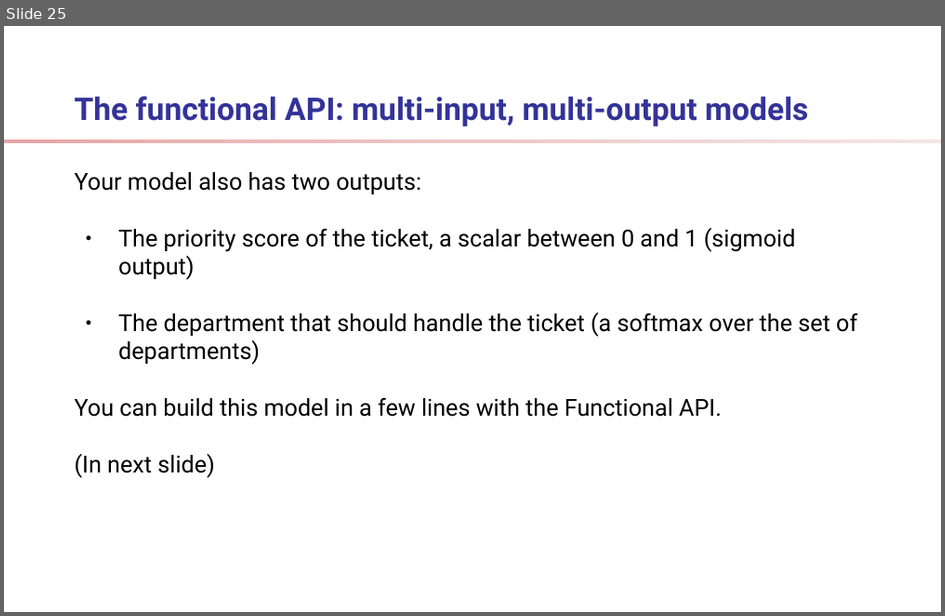
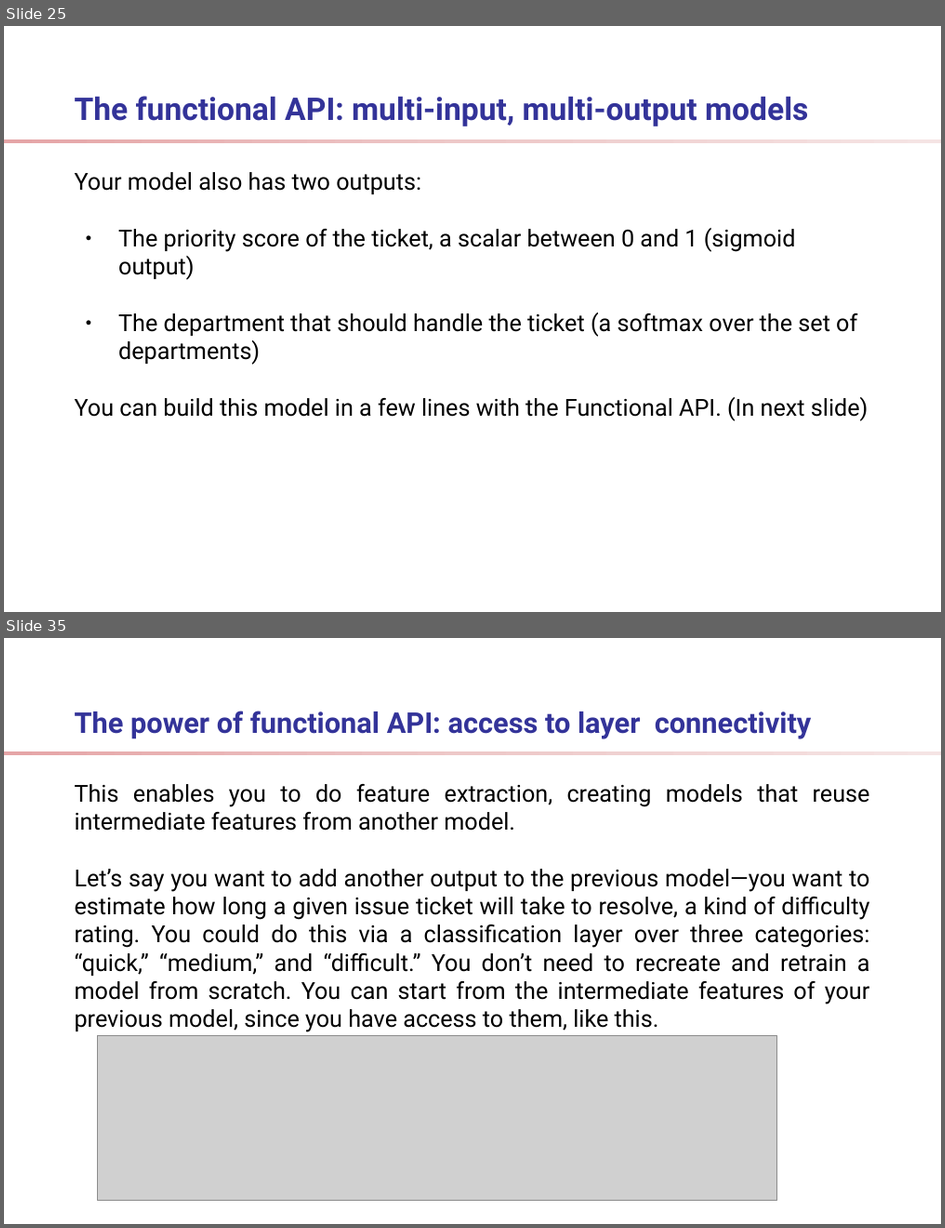
Before and after one commit to ShelpAm/learn-deep-learning, a slide deck: docs/presentation.odp. Shown one above the other, each under a label of ours: slide 25 before the commit, slides 25 and 35 after it; the slides between them are not shown. The pictures are 945x616 and 945x1228 pixels, drawn with LibreOffice and Linux fonts; fonts in the diff are those of the drawing; grey boxes stand for pictures; background and template pictures are left out. Boxes give left, top, right and bottom in pixels: in the first picture for what was removed or moved away, otherwise in the second. Text is boxed around its words. In the diff, an @@ line names an element or a change of style, - is before the commit and + after.

```diff
--- a/docs/presentation.odp
+++ b/docs/presentation.odp
@@ slide 35 added at (x1=4, y1=638, x2=941, y2=1224), background #FFFFFF; not listed: 1 template element that a slide beside it also shows @@
@@ title added at (x1=75, y1=711, x2=812, y2=739), 22 pt, text #333399, bold @@
+The power of functional API: access to layer connectivity
@@ text added at (x1=75, y1=784, x2=871, y2=1032), 18 pt, text #000000 @@
+This enables you to do feature extraction, creating models that reuse intermediate features from another model.
+Let’s say you want to add another output to the previous model—you want to estimate how long a given issue ticket will take to resolve, a kind of difficulty rating. You could do this via a classification layer over three categories: “quick,” “medium,” and “difficult.” You don’t need to recreate and retrain a model from scratch. You can start from the intermediate features of your previous model, since you have access to them, like this.
@@ picture added at (x1=98, y1=1035, x2=778, y2=1201) @@
@@ slide 25 changed as well @@
@@ text at (x1=75, y1=397, x2=869, y2=421): text changed @@
-You can build this model in a few lines with the Functional API.
-(In next slide)
+You can build this model in a few lines with the Functional API. (In next slide)
```
Also in this commit, not shown: 23 other slides changed, 32 other slides added, 2 slides removed, 29 other files.
